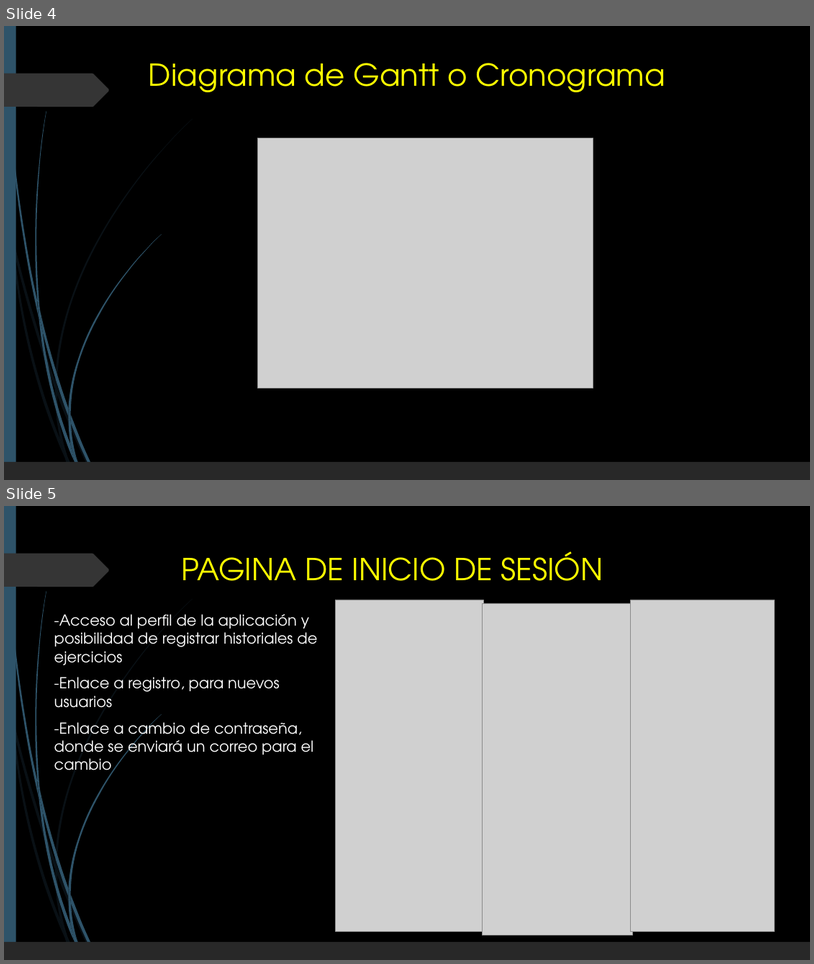
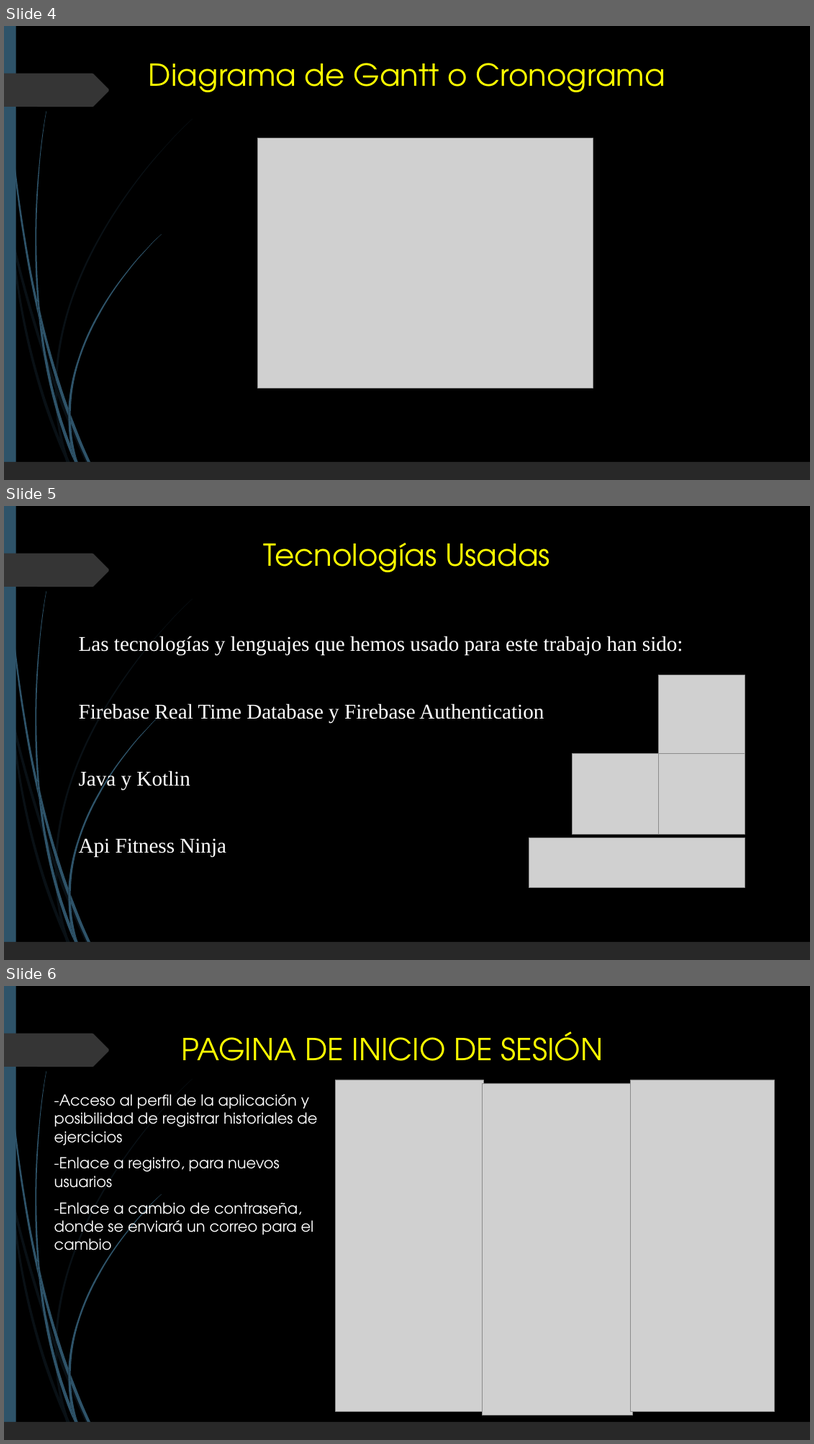
Before and after one commit to JavierRamiro8/Temple-Body, a slide deck: Documentacion/TEMPLE BODY.pptx. Shown one above the other, each under a label of ours: slides 4 and 5 before the commit, slides 4, 5 and 6 after it. The pictures are 814x964 and 814x1444 pixels, drawn with LibreOffice and Linux fonts; fonts in the diff are those of the drawing; grey boxes stand for pictures. Boxes give left, top, right and bottom in pixels: in the first picture for what was removed or moved away, otherwise in the second. Text is boxed around its words. In the diff, an @@ line names an element or a change of style, - is before the commit and + after.

Commit message:
cambio powerpoint

```diff
--- a/Documentacion/TEMPLE BODY.pptx
+++ b/Documentacion/TEMPLE BODY.pptx
@@ slide 5 added at (x1=4, y1=506, x2=810, y2=960), background #000000; not listed: 25 template elements that a slide beside it also shows @@
@@ title added at (x1=264, y1=543, x2=550, y2=572), 36 pt, text #FFFF00 @@
+Tecnologías Usadas
@@ text added at (x1=79, y1=636, x2=684, y2=857), 25 pt, text #FFFFFF @@
+Las tecnologías y lenguajes que hemos usado para este trabajo han sido:
+Firebase Real Time Database y Firebase Authentication
+Java y Kotlin
+Api Fitness Ninja
@@ picture added at (x1=659, y1=674, x2=745, y2=756) @@
@@ picture added at (x1=573, y1=754, x2=658, y2=834) @@
@@ picture added at (x1=659, y1=754, x2=745, y2=834) @@
@@ picture added at (x1=529, y1=837, x2=745, y2=888) @@
@@ what was slide 5 is now slide 6 @@
```
